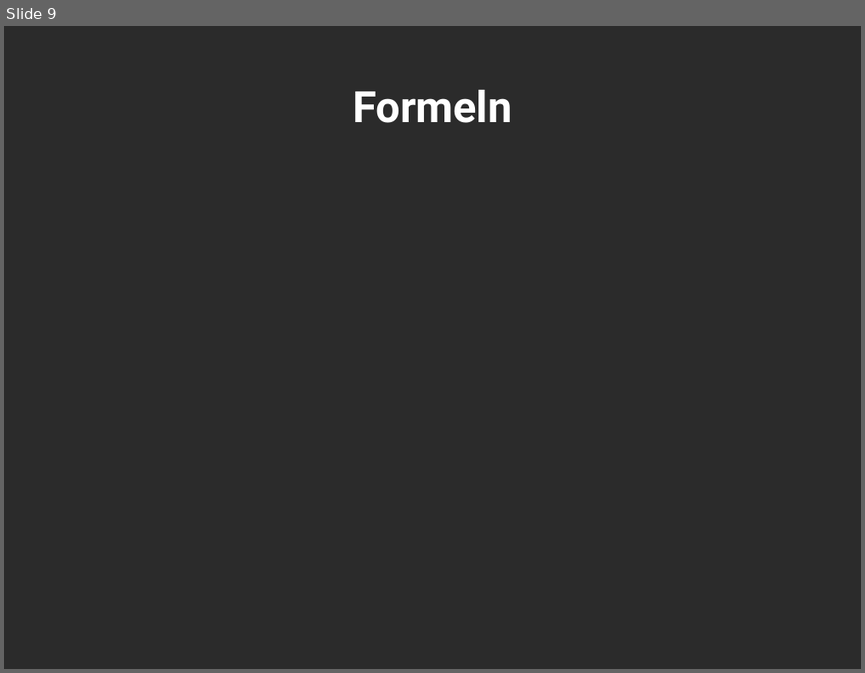
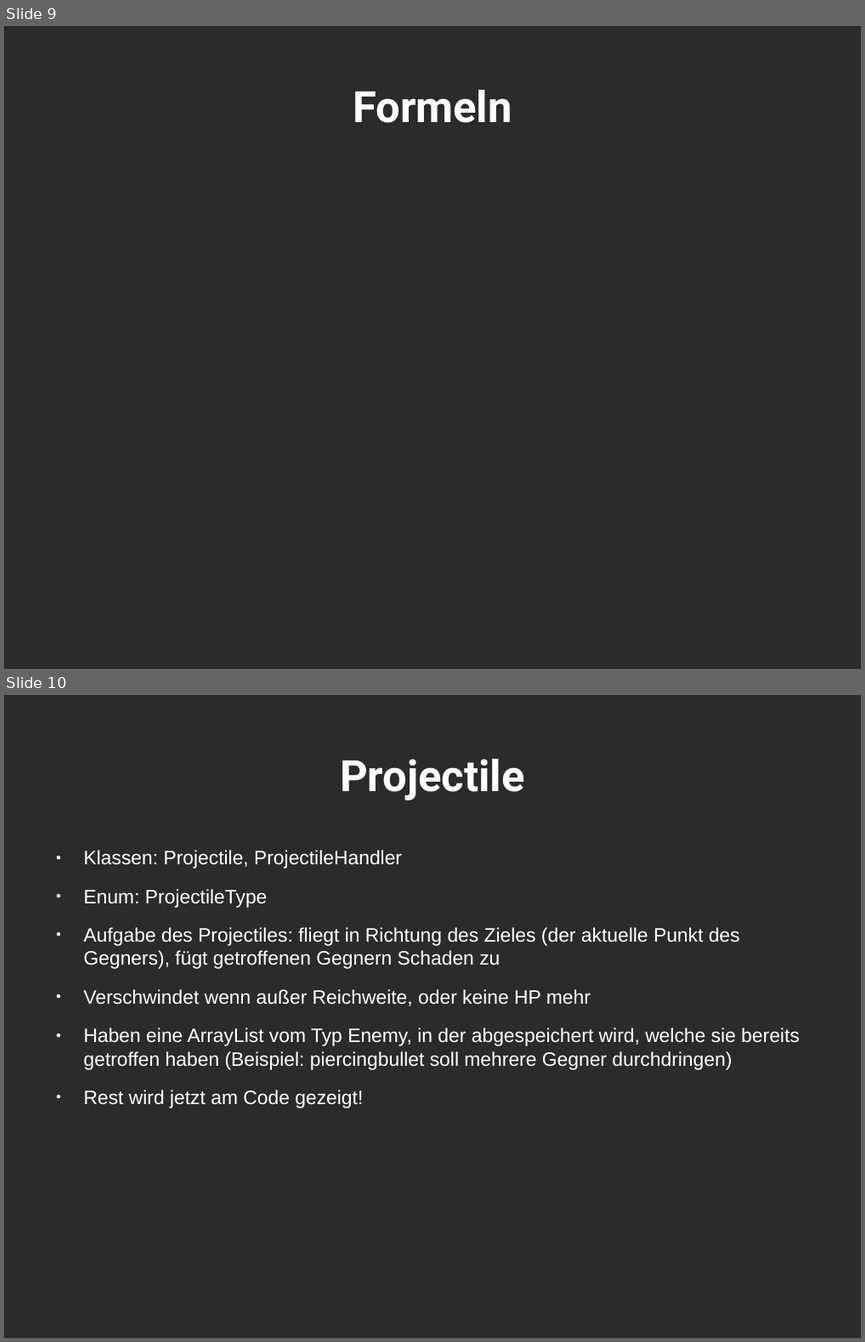
Before and after one commit to Leo1998/Kabuom, a slide deck: projektpräsentation.odp. Shown one above the other, each under a label of ours: slide 9 before the commit, slides 9 and 10 after it. The pictures are 865x673 and 865x1342 pixels, drawn with LibreOffice and Linux fonts; fonts in the diff are those of the drawing; background and template pictures are left out; a plain dark background stands for a picture behind light text. Boxes give left, top, right and bottom in pixels: in the first picture for what was removed or moved away, otherwise in the second. Text is boxed around its words. In the diff, an @@ line names an element or a change of style, - is before the commit and + after.

```diff
--- a/projektpräsentation.odp
+++ b/projektpräsentation.odp
@@ slide 10 added at [4, 695, 861, 1338], background picture (left out) @@
@@ title added at [340, 759, 525, 800], 40 pt, text #FFFFFF, bold @@
+Projectile
@@ text added at [84, 850, 800, 1108], 18 pt, text #FFFFFF @@
+● Klassen: Projectile, ProjectileHandler
+● Enum: ProjectileType
+● Aufgabe des Projectiles: fliegt in Richtung des Zieles (der aktuelle Punkt des Gegners), fügt getroffenen Gegnern Schaden zu
+● Verschwindet wenn außer Reichweite, oder keine HP mehr
+● Haben eine ArrayList vom Typ Enemy, in der abgespeichert wird, welche sie bereits getroffen haben (Beispiel: piercingbullet soll mehrere Gegner durchdringen)
+● Rest wird jetzt am Code gezeigt!
```
Also in this commit, not shown: 1 other slide added, 2 slides removed, 4 other files.
